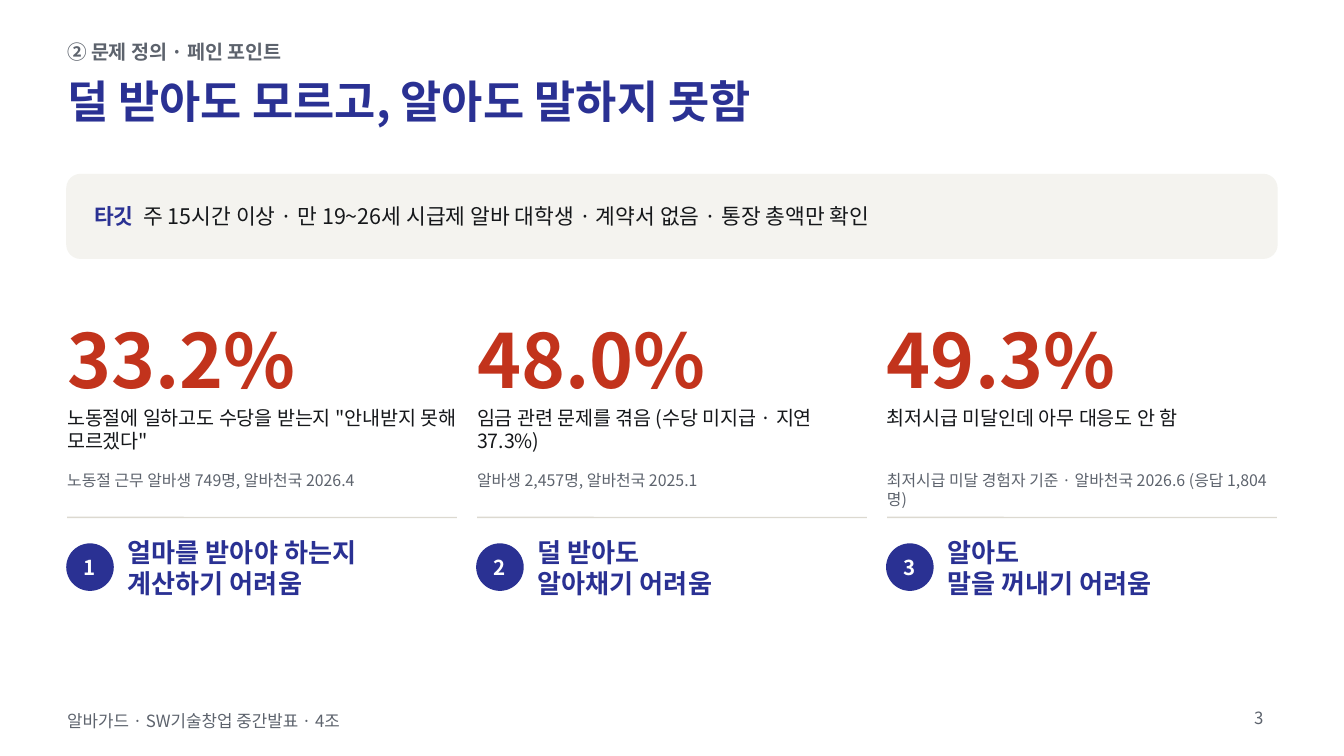
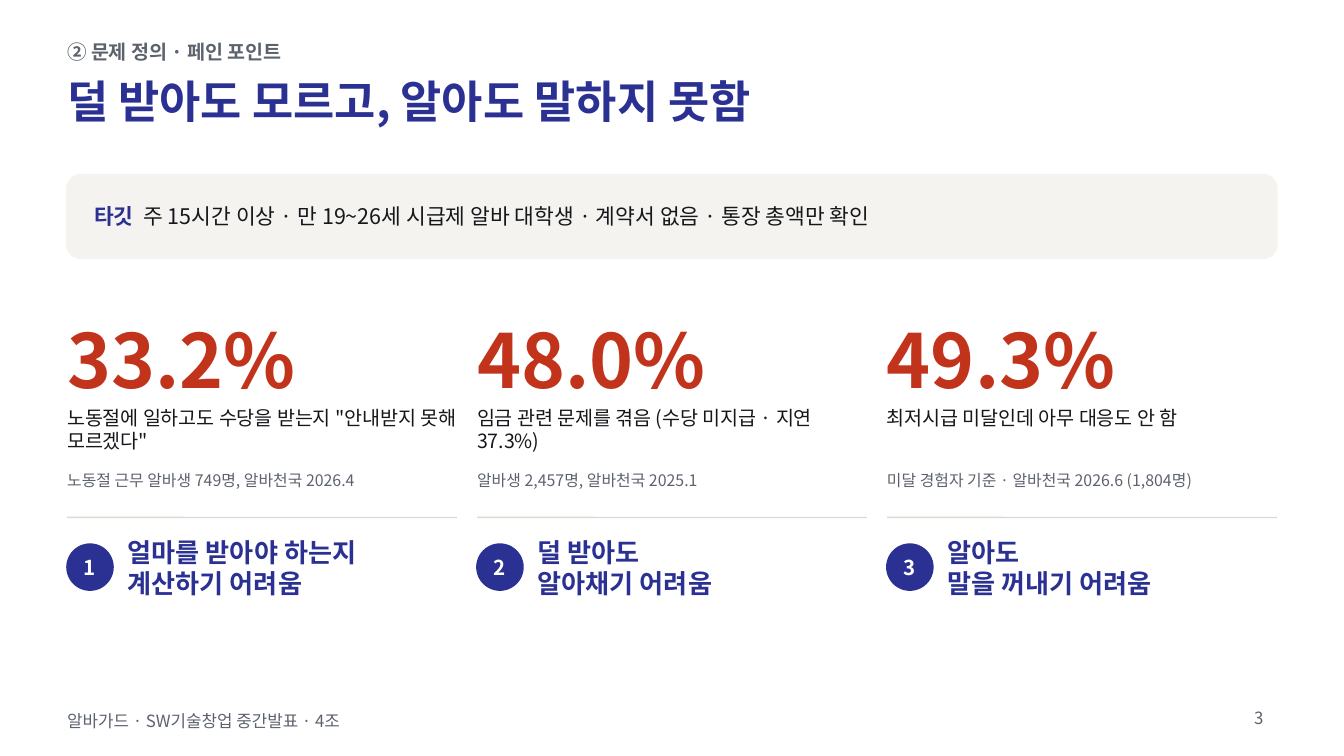
Before and after one commit to jihooni217/albaguard, a slide deck: slide 3 of docs/06_중간발표_PPT.pptx. Drawn at 1344x756 pixels with LibreOffice and Linux fonts; fonts in the diff are those of the drawing. Boxes give left, top, right and bottom in pixels: in the first picture for what was removed or moved away, otherwise in the second. Text is boxed around its words. In the diff, an @@ line names an element or a change of style, - is before the commit and + after.

```diff
--- a/docs/06_중간발표_PPT.pptx
+++ b/docs/06_중간발표_PPT.pptx
@@ text at (887,473,1192,489): text changed @@
-최저시급 미달 경험자 기준 · 알바천국 2026.6 (응답 1,804명)
+미달 경험자 기준 · 알바천국 2026.6 (1,804명)
```
Also in this commit, not shown: 3 other slides changed, 1 other file.
